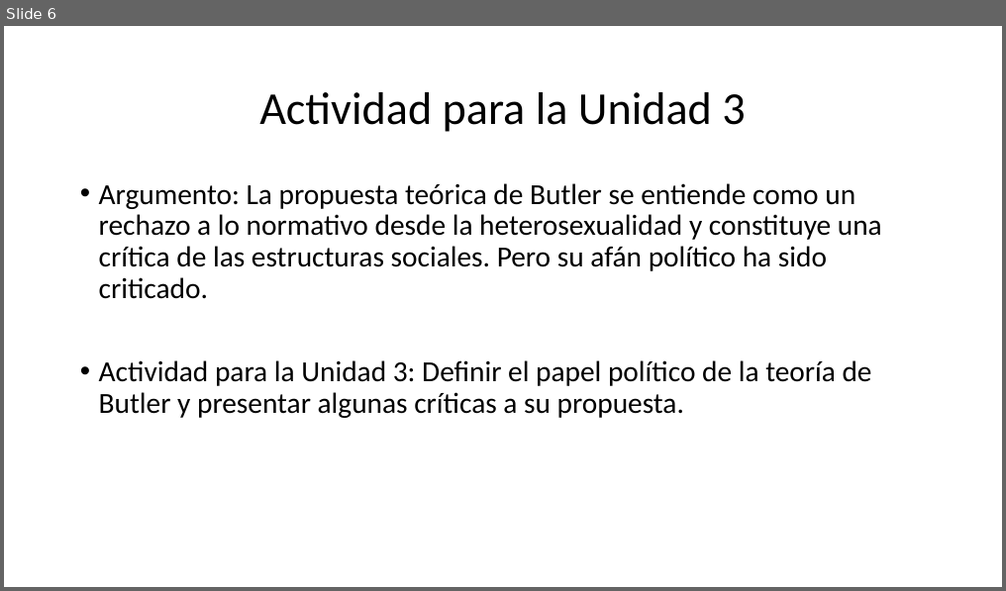
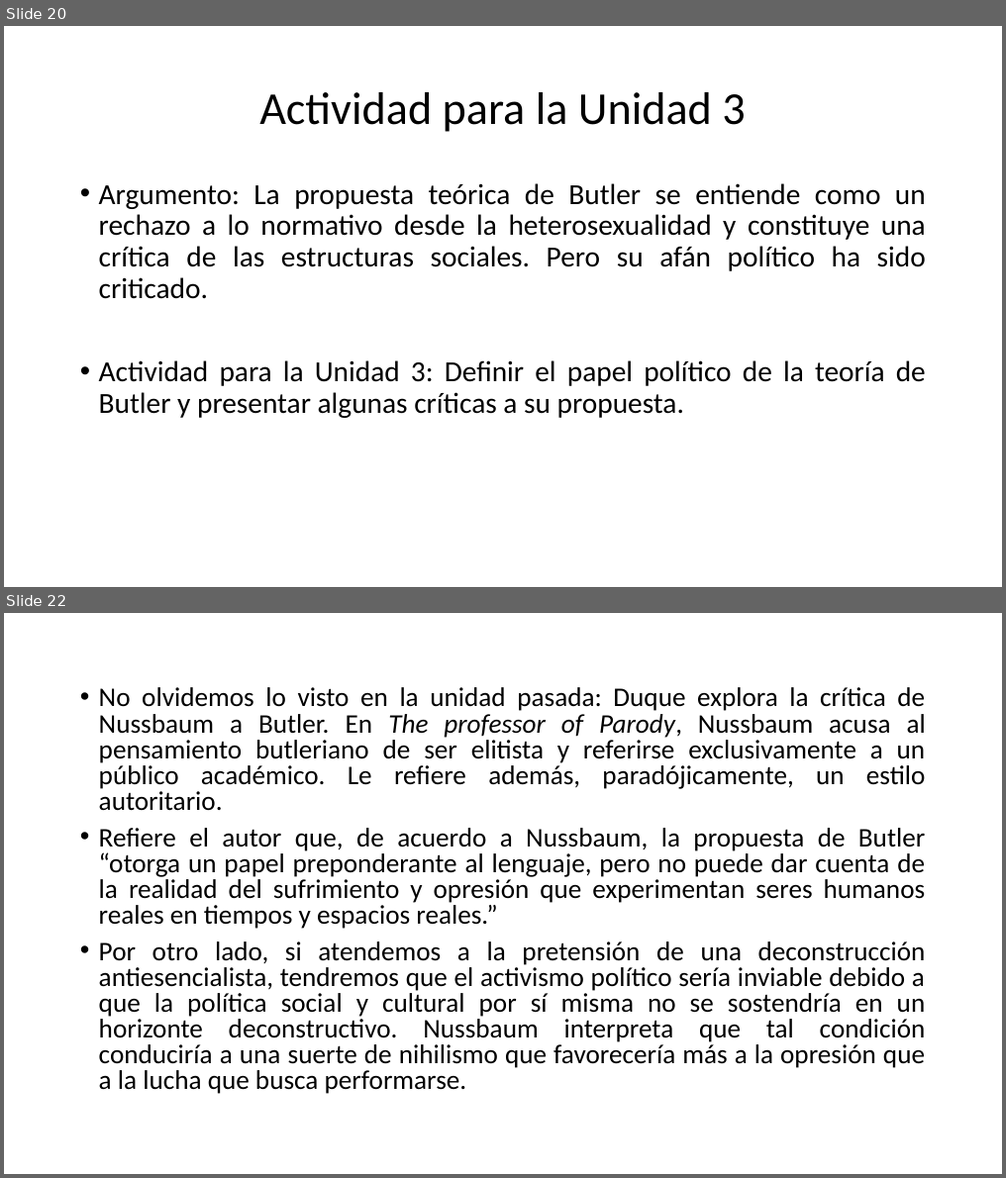
Before and after one commit to zaboltar/zaboltar.github.io, a slide deck: assets uarm/2019 sol-penscri-justfilpol/S E B Ago2019/J Butler UNIDAD 3.pptx. Shown one above the other, each under a label of ours: slide 6 before the commit, slides 20 and 22 after it; the slides between them are not shown. The pictures are 1006x591 and 1006x1178 pixels, drawn with LibreOffice and Linux fonts; fonts in the diff are those of the drawing. Boxes give left, top, right and bottom in pixels: in the first picture for what was removed or moved away, otherwise in the second. Text is boxed around its words. In the diff, an @@ line names an element or a change of style, - is before the commit and + after.

Commit message:
j butler 3

```diff
--- a/assets uarm/2019 sol-penscri-justfilpol/S E B Ago2019/J Butler UNIDAD 3.pptx
+++ b/assets uarm/2019 sol-penscri-justfilpol/S E B Ago2019/J Butler UNIDAD 3.pptx
@@ slide 22 added at (4, 613, 1002, 1174), background #FFFFFF @@
@@ text added at (99, 687, 926, 1094), 25.9 pt, text #000000 @@
+• No olvidemos lo visto en la unidad pasada: Duque explora la crítica de Nussbaum a Butler. En The professor of Parody, Nussbaum acusa al pensamiento butleriano de ser elitista y referirse exclusivamente a un público académico. Le refiere además, paradójicamente, un estilo autoritario.
+• Refiere el autor que, de acuerdo a Nussbaum, la propuesta de Butler “otorga un papel preponderante al lenguaje, pero no puede dar cuenta de la realidad del sufrimiento y opresión que experimentan seres humanos reales en tiempos y espacios reales.”
+• Por otro lado, si atendemos a la pretensión de una deconstrucción antiesencialista, tendremos que el activismo político sería inviable debido a que la política social y cultural por sí misma no se sostendría en un horizonte deconstructivo. Nussbaum interpreta que tal condición conduciría a una suerte de nihilismo que favorecería más a la opresión que a la lucha que busca performarse.
@@ what was slide 6 is now slide 20 @@
@@ slide 20 changed as well @@
@@ text "Argumento: La propuesta teórica de ..." at (99, 183, 926, 418): alignment left to justified @@
```
Also in this commit, not shown: 3 other slides changed, 18 other slides added, 2 slides removed, 3 other files.
